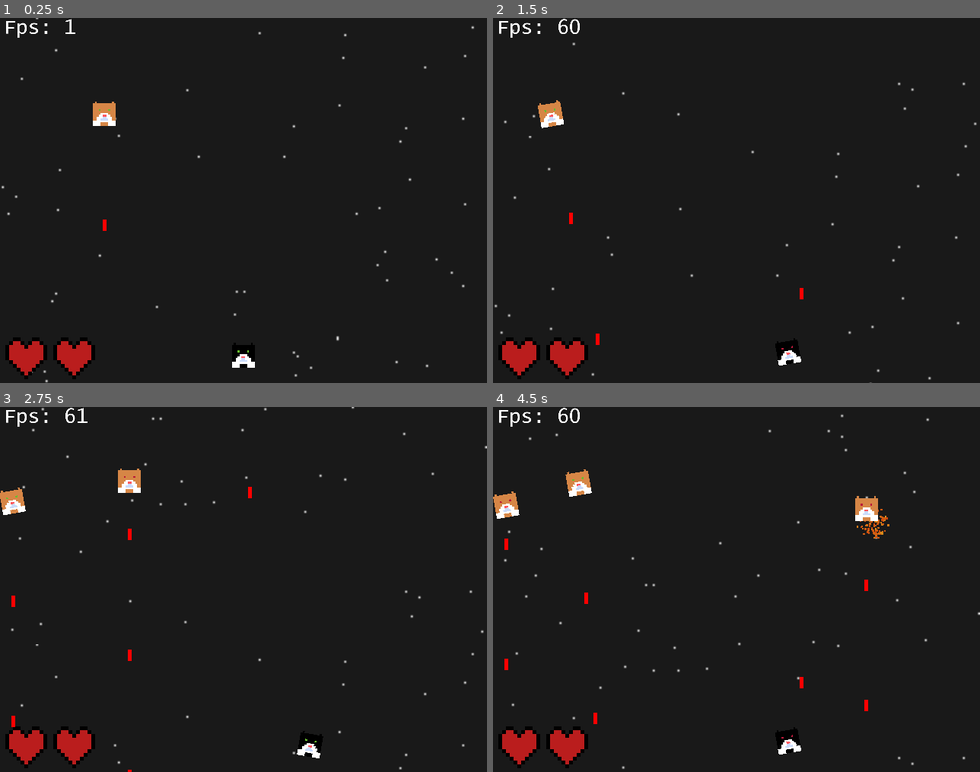
Above: before the commit, frames 1-4 (two rows, left to right).
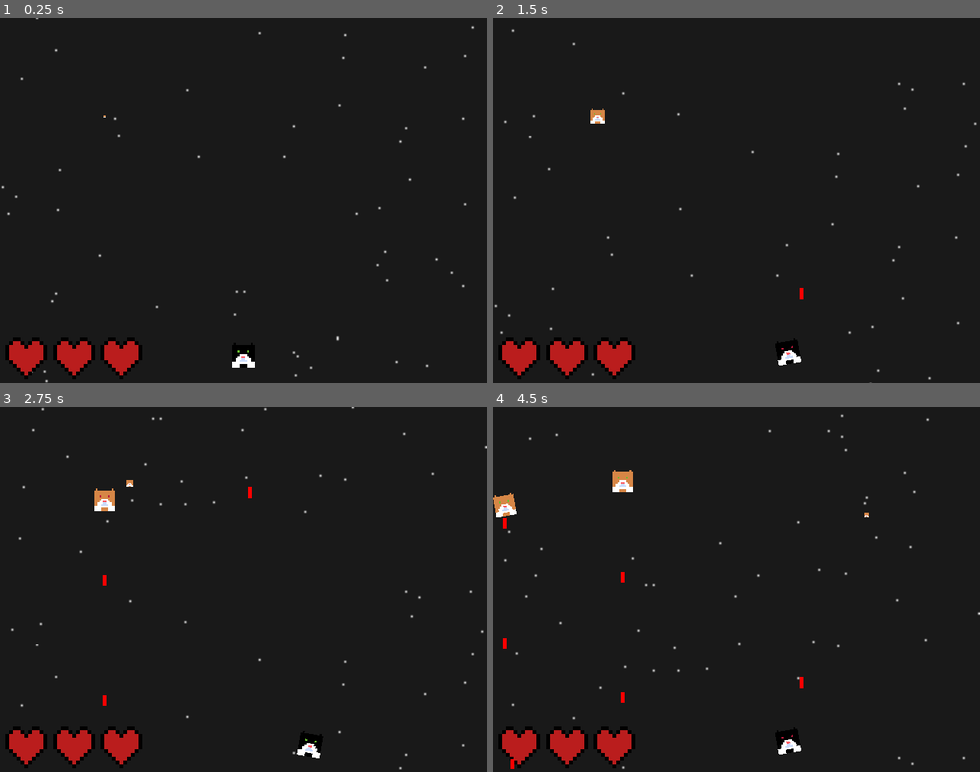
Above: after the commit, the same moments.

Repository: mrborghini/cat-game
Game: Godot game, scene res://scenes/main.tscn
Two runs of this game, one before a commit and one after it. Both use one fixed random seed, a clock stepped at 60 frames per second and the inputs below.
Inputs (mouse positions are in pixels of both pictures, inside the frame that each line leads up to):
- Up to frame 1 (0.25 s): no input
- Up to frame 2 (1.5 s): move the mouse to (561, 32) at 0.52 s; hold D (right) 0.53-1.28 s; click (561, 32) at 0.6 s; move the mouse to (639, 218) at 1.27 s; hold A (left) from 1.28 s (still down); click (639, 218) at 1.35 s
- Up to frame 3 (2.75 s): move the mouse to (292, 509) at 2.02 s; release A (left) at 2.03 s; hold D (right) from 2.03 s (still down); click (292, 509) at 2.1 s
- Up to frame 4 (4.5 s): move the mouse to (712, 662) at 2.77 s; click (712, 662) at 2.85 s; move the mouse to (882, 644) at 3.52 s; release D (right) at 3.53 s; hold A (left) from 3.53 s (still down); click (882, 644) at 3.6 s; move the mouse to (590, 534) at 4.27 s; click (590, 534) at 4.35 s

The runs differ from the first frame. In frame 1, 1.1% of the frame differs, in the area x 1-30%, y 0-99%; in frame 2, 1.3%; in frame 3, 1.8%; in frame 4, 2.2%, in the area x 0-82%, y 0-100%.

Commit message:
Added spawning animation

Diff:
--- a/scenes/enemy_cat.tscn
+++ b/scenes/enemy_cat.tscn
@@ -94,6 +94,7 @@
 motion_mode = 1
 script = ExtResource("1_dosoe")
 movement_delay = 1.0
+spawn_animation_ms = 200.0
 projectile_scene = ExtResource("2_hhcay")
 movement_speed = 25.0
 
--- a/scenes/hearts.tscn
+++ b/scenes/hearts.tscn
@@ -159,4 +159,3 @@
 texture_filter = 1
 scale = Vector2(2, 2)
 sprite_frames = SubResource("SpriteFrames_xc5q7")
-animation = &"damage"
--- a/scenes/main.tscn
+++ b/scenes/main.tscn
@@ -30,6 +30,7 @@
 heart_pos = Vector2(-115, 80)
 heart_margin = 25.0
 death_screen = NodePath("../Control/LoseScreen")
+health = 3
 
 [node name="Walls" type="StaticBody2D" parent="."]
 
@@ -73,3 +74,4 @@
 theme_override_font_sizes/normal_font_size = 100
 text = "Fps:"
 script = ExtResource("6_frtvy")
+show_fps = false
--- a/scripts/enemy.gd
+++ b/scripts/enemy.gd
@@ -5,12 +5,40 @@
 @export var min_speed: float = 10
 @export var max_speed: float = 100
 @export var left_movement_chance: float = 0.5
+@export var spawn_animation_ms: float = 1000
+@export var growth_scale: float = 1
+
+var growth_time: float = 0
 
 func _ready() -> void:
+	self.scale = Vector2.ZERO
 	movement_speed = randf_range(min_speed, max_speed)
+
+func spawn_animation(delta: float) -> bool:
+	var scale_x: int = ceil(self.scale.x * 10)
+	var scale_y: int = ceil(self.scale.y * 10)
+	var growth_scale_rounded: int = int(growth_scale * 10)
+
+	if scale_x == growth_scale_rounded and scale_y == growth_scale_rounded:
+		return false
+
+	growth_time += delta
+
+	if growth_time < spawn_animation_ms / 1000:
+		return true
+
+	self.scale.x += 0.1
+	self.scale.y += 0.1
+	growth_time = 0
+
+	return true
 
 func _process(delta: float) -> void:
 	handle_health()
+
+	if spawn_animation(delta):
+		return
+
 	handle_movement()
 	shoot(true)
 	handle_shoot_delay(delta)
--- a/scripts/entity.gd
+++ b/scripts/entity.gd
@@ -50,9 +50,9 @@
 	var projectile: Projectile = projectile_scene.instantiate()
 	projectile.global_transform = self.global_transform
 	if is_enemy:
-		projectile.position.y += 10
+		projectile.position.y += self.scale.y * 10
 	else:
-		projectile.position.y -= 10
+		projectile.position.y -= self.scale.y * 10
 
 	projectile.enemy_projectile = is_enemy
 	projectile.damage = projectile_damage
--- a/scripts/player.gd
+++ b/scripts/player.gd
@@ -9,7 +9,7 @@
 var hearts: Array[AnimatedSprite2D] = []
 var hearts_setup: bool = false
 var heart_index: int = 0
-var last_health: int = self.health
+var last_health: int
 
 func setup_hearts() -> void:
 	if hearts_setup:
@@ -35,7 +35,7 @@
 	if !death_screen:
 		push_error("No death_screen has been set")
 		assert(false, "No death_screen has been set")
-
+	self.last_health = self.health
 	death_screen.visible = false
 
 func handle_controls() -> void:
@@ -57,6 +57,7 @@
 	if last_health == self.health:
 		return
 
+	print("Took damage")
 	if heart_index <= 0:
 		death_screen.visible = true
 		queue_free()
